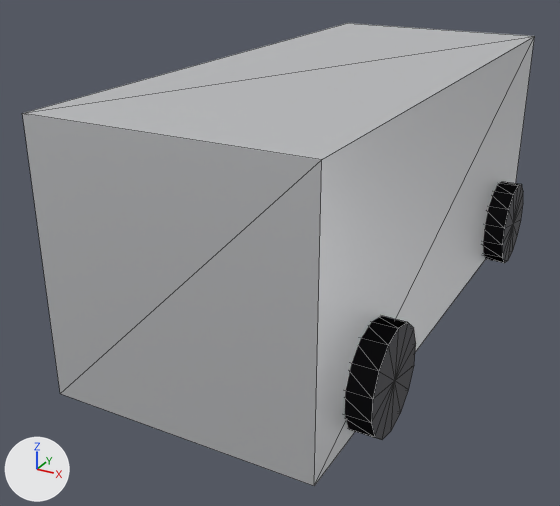
The glTF model rentos/public/models/van.glb, before and after one commit.
Before and after are seen from a camera (50 mm lens) standing at (2.46, -5.39, 3.0) and looking at (-0.29, -0.39, 0.5). Every picture has the same lights, and +X, +Y and +Z are marked at lower left. The first picture is the older version. Mesh edges are drawn as thin lines. Vertices at exactly the same position are counted once.

In view in the first picture: 'van'.
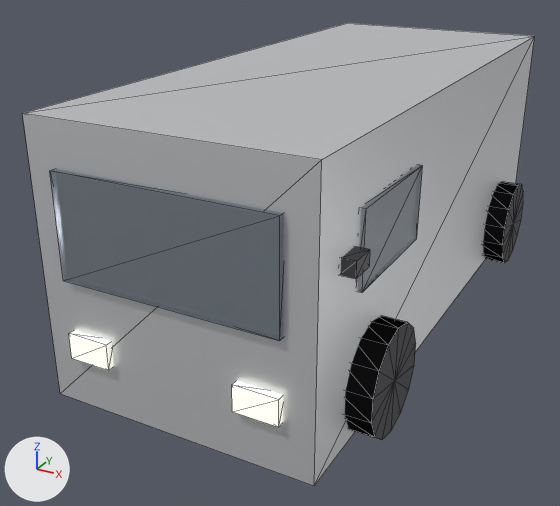
Where the change shows, as pixel boxes [x1, y1, x2, y2] in the pictures (560 x 506 px):
part 1 of me_mesh_0, added
    after: [50, 169, 284, 341]
part 2 of me_mesh_0, added
    after: [357, 164, 423, 293]
part 3 of me_mesh_0, added
    after: [69, 330, 114, 371]
part 4 of me_mesh_0, added
    after: [232, 381, 283, 427]
part 5 of me_mesh_0, added
    after: [340, 246, 370, 279]

What changed in the scene script:
```text
Add mat_headlight:
    mat_headlight = principled_material('headlight')
    mat_headlight.base_color = (0.96, 0.97, 0.9)  # white #fafcf3
    mat_headlight.roughness = 0.3
    mat_headlight.emission_color = (0.5, 0.5, 0.42)  # grey #bcbcad
    mat_headlight.emission_strength = 1.0
Add mat_taillight:
    mat_taillight = principled_material('taillight')
    mat_taillight.base_color = (0.7, 0.08, 0.07)  # red #da504b
    mat_taillight.roughness = 0.3
    mat_taillight.emission_color = (0.35, 0.02, 0.02)  # red #a02727
    mat_taillight.emission_strength = 1.0
Add mat_glass:
    mat_glass = principled_material('glass')
    mat_glass.base_color = (0.15, 0.2, 0.25)  # greyish blue #6c7c89
    mat_glass.metallic = 0.2
    mat_glass.roughness = 0.1
    mat_glass.alpha = 0.6
Add mat_trim:
    mat_trim = principled_material('trim')
    mat_trim.base_color = (0.12, 0.12, 0.13)  # dark grey #616165
    mat_trim.metallic = 0.3
    mat_trim.roughness = 0.6
Change me_mesh_0:
    used by ob_van; location = (0.0, 0.0, 0.0)
    remove me_mesh_0.from_pydata(...)  # 128 vertices, 236 faces; spans x -1.12..1.12, y -2.25..2.25, z 0.0..1.95
    add me_mesh_0.from_pydata(...)  # 200 vertices, 344 faces; spans x -1.12..1.12, y -2.3..2.3, z 0.0..1.95
    me_mesh_0 part 1: a new loose piece, a box spanning x -0.75..0.75, y -2.29..-2.21, z 0.95..1.65, in mat_glass (greyish blue #6c7c89)
    me_mesh_0 part 2: a new loose piece, a box spanning x 0.94..0.98, y -1.75..-0.85, z 1.05..1.55, in mat_glass (greyish blue #6c7c89)
    me_mesh_0 part 3: a new loose piece, a box spanning x -0.75..-0.45, y -2.3..-2.22, z 0.41..0.59, in mat_headlight (white #fafcf3, glowing grey #bcbcad)
    me_mesh_0 part 4: a new loose piece, a box spanning x 0.45..0.75, y -2.3..-2.22, z 0.41..0.59, in mat_headlight (white #fafcf3, glowing grey #bcbcad)
    me_mesh_0 part 5: a new loose piece, a box spanning x 0.94..1.04, y -1.99..-1.81, z 1.25..1.35, in mat_trim (dark grey #616165)
    other edits to the shape of me_mesh_0 do not show in these pictures
    add me_mesh_0.materials.append(mat_glass)  # greyish blue #6c7c89
    add me_mesh_0.materials.append(mat_headlight)  # white #fafcf3, glowing grey #bcbcad
    add me_mesh_0.materials.append(mat_taillight)  # red #da504b, glowing red #a02727
    add me_mesh_0.materials.append(mat_trim)  # dark grey #616165
```
